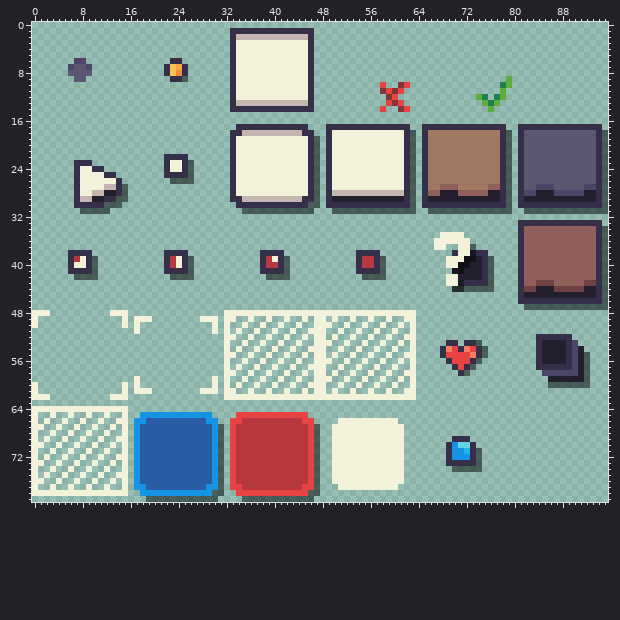
A pixel-art file gets an edit: Assets/Sprites/UIs.aseprite. Above is the file before it was changed.
96x80 pixels, 1 frame.
New version:
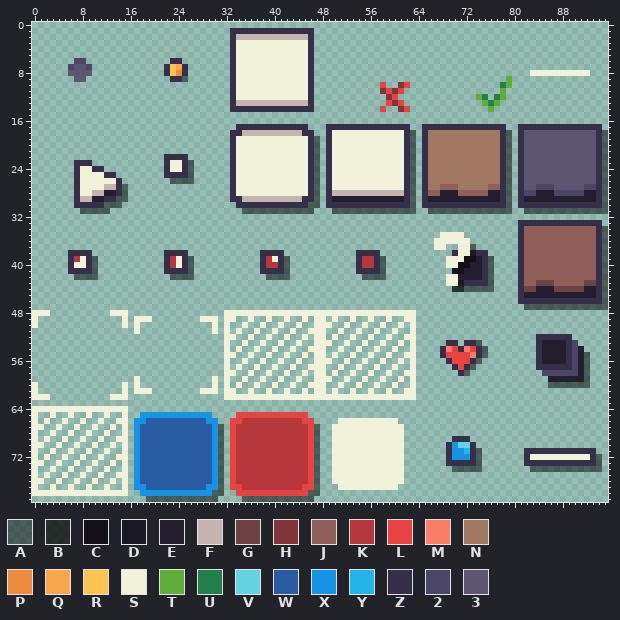
Palette (. is transparent): A #0000007f  B #000000bf  C #131018  D #1b1825  E #241f2e  F #c6b4b1  G #6e4142  H #823439  J #915f59  K #b7383c  L #e74343  M #fa7d66  N #a17963  P #ec8b3e  Q #f8a64c  R #fbc254  S #f2f2da  T #5fae3b  U #21804c  V #63d2e2  W #295ca3  X #1793e6  Y #23b4e9  Z #352f49  2 #4b4568  3 #5c5670
Edits made:
--- layer "Layer 1"
@@ x 81..94 @@
  7 ..............
- 8 ..............
+ 8 ..SSSSSSSSSS..
  9 ..............
@@ x 80..95 @@
 70 ................
-71 ................
-72 ................
-73 ................
-74 ................
+71 ..ZZZZZZZZZZZZ..
+72 ..ZSSSSSSSSSSZA.
+73 ..ZZZZZZZZZZZZA.
+74 ...AAAAAAAAAAAA.
 75 ................
Boxes around the changes in both pictures, in picture pixels (x1, y1, x2, y2):
added: (530, 70, 590, 76)
added: (524, 448, 602, 472)
